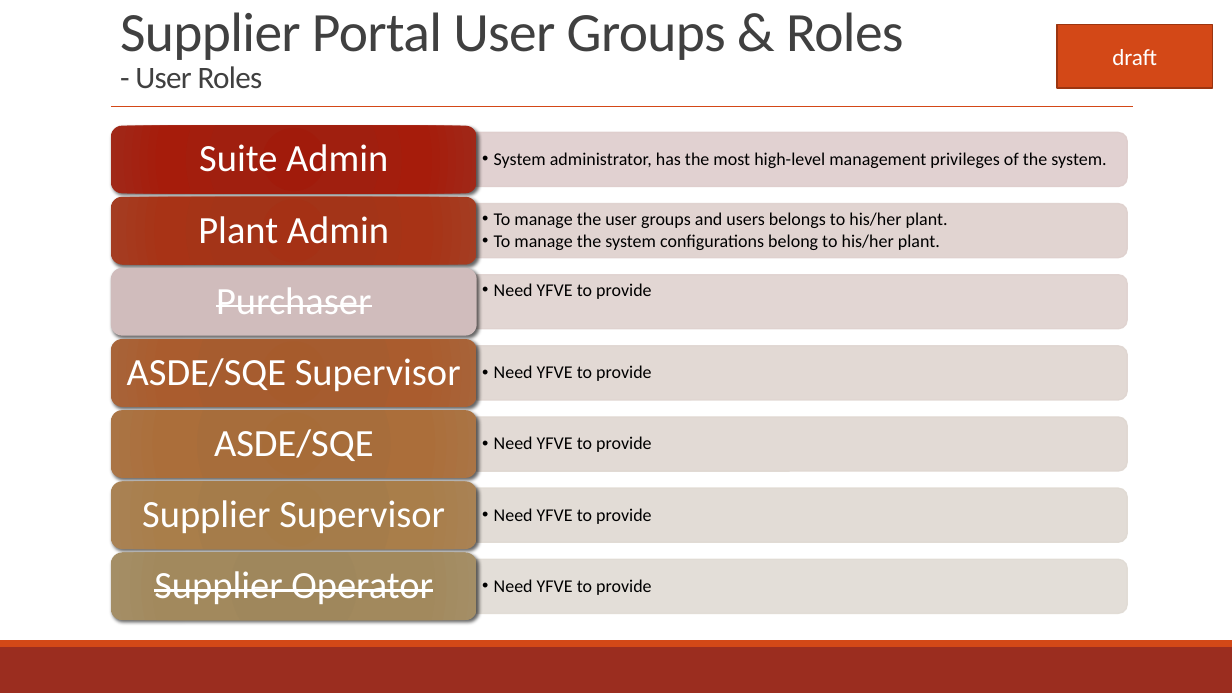
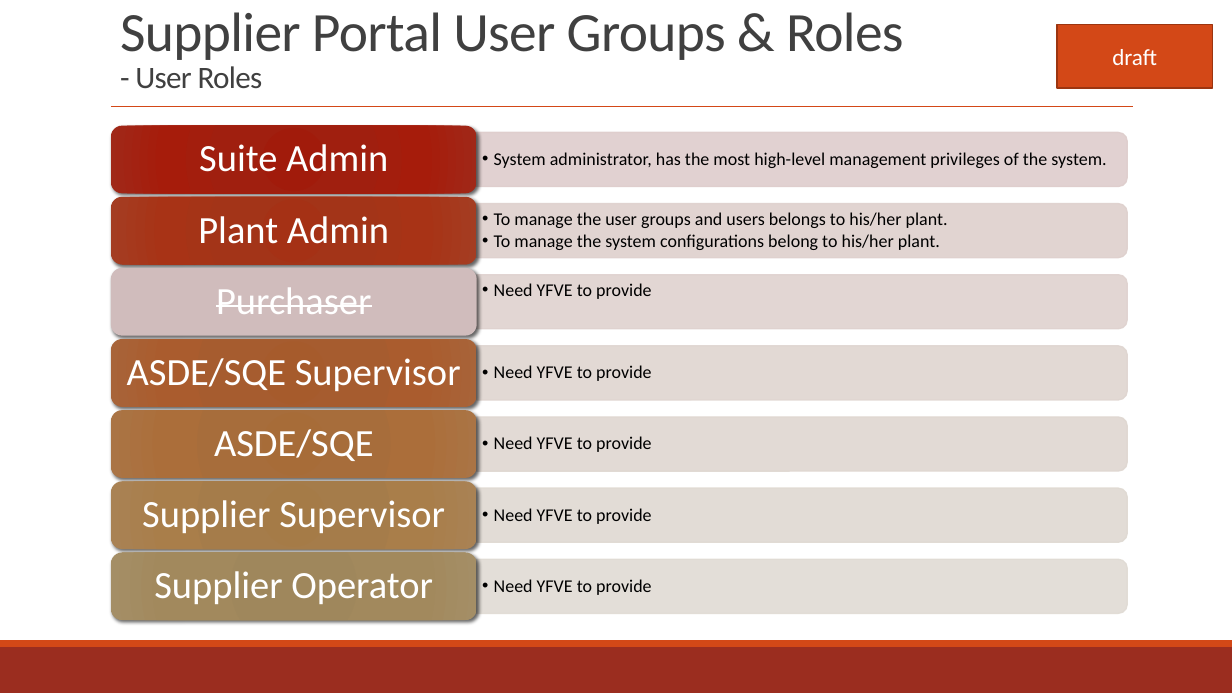
Before and after one commit to zyw9963/YFVE-supplier-portal, a slide deck: slide 9 of projects/YanFeng/02 System Design/Supplier Portal High-Level Design.pptx. Drawn at 1232x693 pixels with LibreOffice and Linux fonts; fonts in the diff are those of the drawing. Boxes give left, top, right and bottom in pixels: in the first picture for what was removed or moved away, otherwise in the second. Text is boxed around its words. In the diff, an @@ line names an element or a change of style, - is before the commit and + after.

```diff
--- a/projects/YanFeng/02 System Design/Supplier Portal High-Level Design.pptx
+++ b/projects/YanFeng/02 System Design/Supplier Portal High-Level Design.pptx
@@ text "Supplier Operator" at box(154, 571, 433, 604): strikethrough off @@
```
Also in this commit, not shown: 4 other files.
